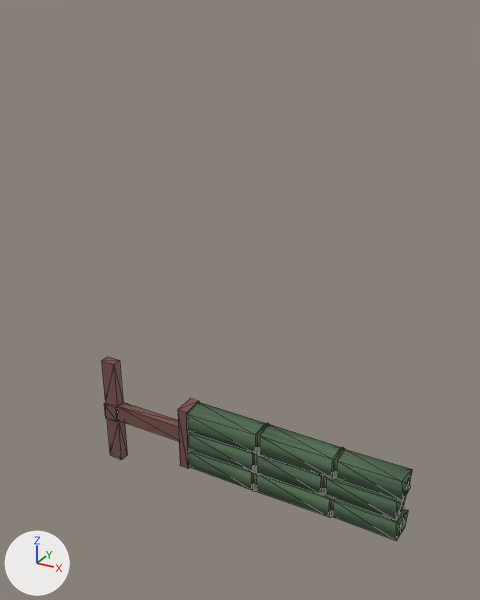
Before and after pictures for a commit that changed the glTF model assets/obstacles/bamboo_left_3.glb.
Before and after are seen from a 50 mm lens placed at (1.26, -4.29, 4.6), pointed at (-1.73, 1.15, 1.89). Arrows for +X, +Y and +Z are at lower left; the lights stay in place. Mesh edges are drawn as thin lines. Vertices at the same position are counted once.

Objects in the first picture: 'Obstacle', 'Stand.005'.
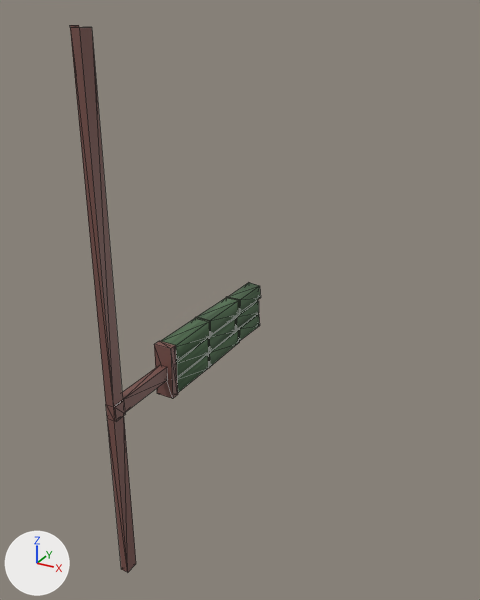
ob_right3_001 is not drawn itself; it is the parent of ob_obstacle, ob_stand_005.

Diff of the bpy script that builds the scene:
```diff
--- a/assets/obstacles/bamboo_left_3.glb.py
+++ b/assets/obstacles/bamboo_left_3.glb.py
@@ me_cube_006 @@
 # used by ob_stand_005; parent = ob_right3_001; location = (0.73, 0.0, 0.877)
-me_cube_006.from_pydata(...)  # 32 vertices, 56 faces; spans x -0.797..0.193, y -0.108..0.108, z -1.434..-0.34
+me_cube_006.from_pydata(...)  # 34 vertices, 58 faces; spans x -0.797..0.193, y -0.108..0.108, z -2.94..2.607
+# me_cube_006 part 1
+# 8 vertices are removed from x -0.797..-0.651, y -0.045..0.045, z -1.434..-0.34
+# 20 faces are deleted
+# 10 vertices are added at x -0.797..-0.651, y -0.045..0.045, z -2.94..2.607
+# 22 new faces join them
 me_cube_006.materials.append(mat_material)
@@ ob_right3_001 @@
 ob_right3_001.location = (-2.508, 0.0, 0.999)
+ob_right3_001.rotation_euler = (0.0, 0.0, 1.559)  # degrees (0, 0, 89)
```

What differs and where, as boxes (x1, y1, x2, y2) in the pictures (480 x 600 px; the box of a moved part takes in the faces that stretch with it):
'Obstacle', turned
    before: (187, 402, 412, 540)
    after: (161, 282, 261, 392)
'Stand.005', reshaped, turned
    before: (102, 357, 199, 469)
    after: (70, 25, 178, 572)
part 1 of me_cube_006, moved or reshaped
    before: (102, 357, 127, 460)
    after: (70, 25, 136, 572)
